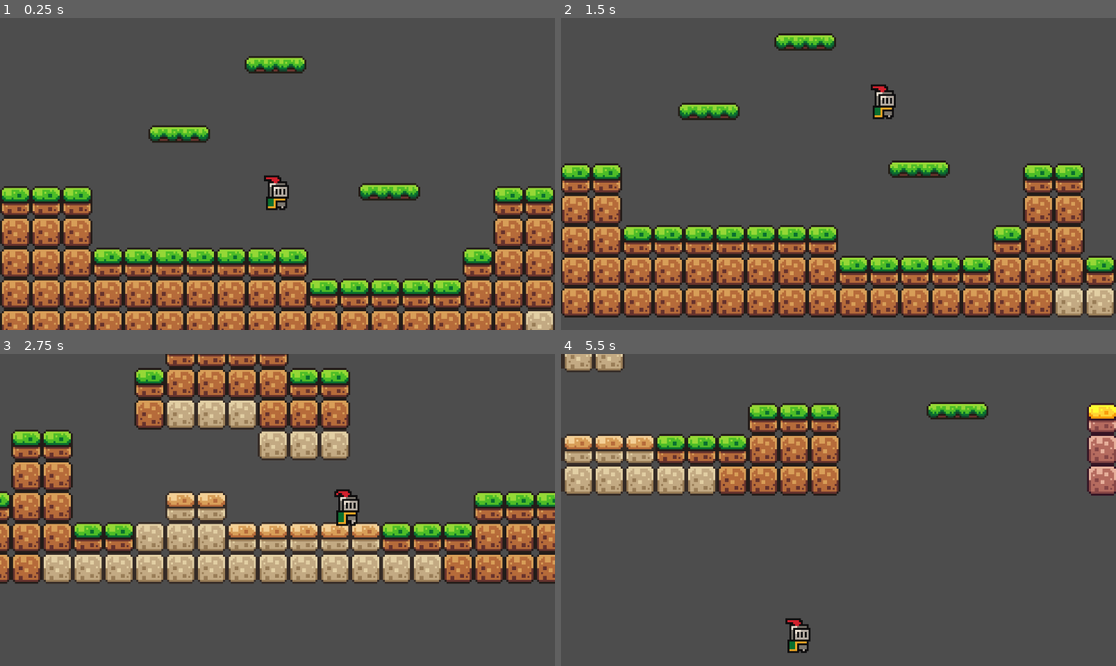
Above: before the commit, frames 1-4 (two rows, left to right).
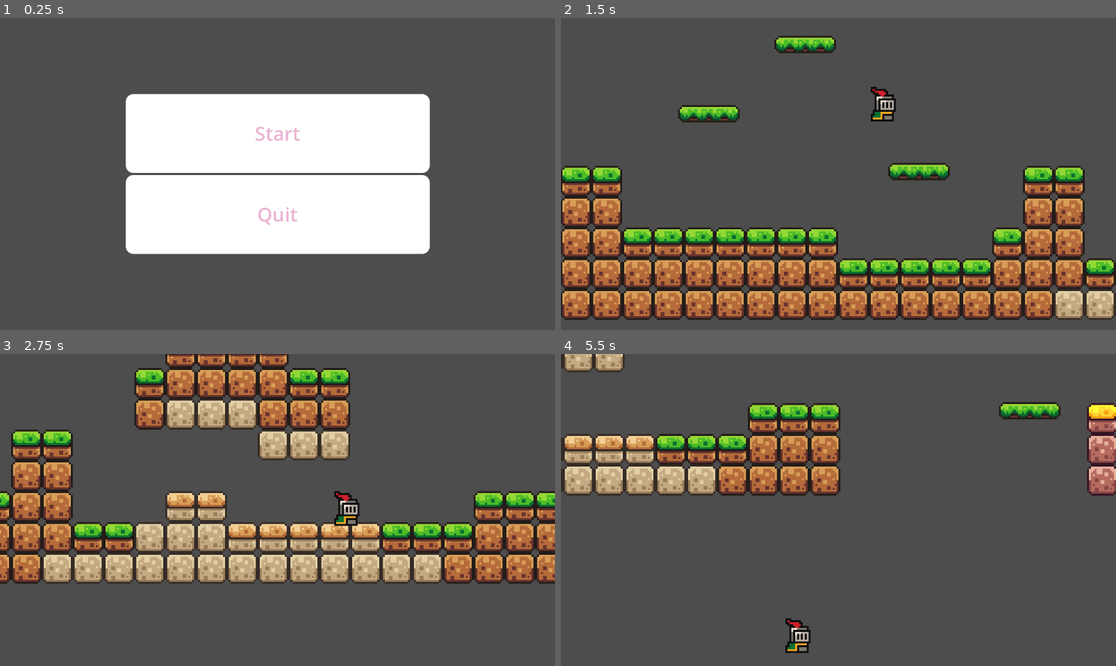
Above: after the commit, the same moments.

Repository: mallangmallang0619/out_of_time
Game: Godot game, scene res://scenes/main_menu.tscn
The game is run twice, just before and just after one commit, with the same random seed, the same clock (stepped at 60 frames per second) and the same inputs. Before the commit the project starts from res://scenes/tut_game.tscn.
Inputs (mouse positions are in pixels of both pictures, inside the frame that each line leads up to):
- Up to frame 1 (0.25 s): no input
- Up to frame 2 (1.5 s): click (838, 133) at 0.5 s, where only the run after the commit has a clickable "Start"; tap Enter (ui_accept) at 1.25 s; hold Right (ui_right) from 1.28 s (still down)
- Up to frame 3 (2.75 s): keep holding Right (ui_right); tap Enter (ui_accept) at 1.52, 2.27 s
- Up to frame 4 (5.5 s): release Right (ui_right) at 2.78 s; hold Left (ui_left) 2.78-3.53 s; hold Right (ui_right) 3.53-5.03 s; tap Enter (ui_accept) at 3.77, 4.52, 5.27 s; hold Left (ui_left) from 5.03 s (still down)

The runs differ from the first frame. In frame 1, 56% of the frame differs, in the area x 0-100%, y 12-100%; in frame 2, 17%; in frame 3, 0.3%; in frame 4, 1.4%.

Commit message:
created main menu

Diff:
--- a/project.godot
+++ b/project.godot
@@ -11,7 +11,7 @@
 [application]
 
 config/name="out_of_time"
-run/main_scene="uid://2fqae27pa5xt"
+run/main_scene="uid://4hfvdirho7de"
 config/features=PackedStringArray("4.6", "GL Compatibility")
 config/icon="res://icon.svg"
 
--- /dev/null
+++ b/scenes/main_menu.gd
@@ -0,0 +1,20 @@
+extends Control
+
+
+# Called when the node enters the scene tree for the first time.
+func _ready() -> void:
+	pass # Replace with function body.
+
+
+# Called every frame. 'delta' is the elapsed time since the previous frame.
+func _process(delta: float) -> void:
+	pass
+
+
+func _on_start_pressed() -> void:
+	print("pressed")
+	get_tree().change_scene_to_file("res://scenes/tut_game.tscn")
+
+
+func _on_quit_pressed() -> void:
+	get_tree().quit()
--- a/scenes/main_menu.tscn
+++ b/scenes/main_menu.tscn
@@ -1,12 +1,38 @@
 [gd_scene format=3 uid="uid://4hfvdirho7de"]
+
+[ext_resource type="Script" uid="uid://gsa0mjekv7jk" path="res://scenes/main_menu.gd" id="1_l6cm7"]
+
+[sub_resource type="StyleBoxFlat" id="StyleBoxFlat_vue75"]
+bg_color = Color(1, 1, 1, 1)
+corner_radius_top_left = 16
+corner_radius_top_right = 16
+corner_radius_bottom_right = 16
+corner_radius_bottom_left = 16
+
+[sub_resource type="StyleBoxFlat" id="StyleBoxFlat_ekxnf"]
+bg_color = Color(0.8640737, 0.6433386, 0.9551738, 1)
+corner_radius_top_left = 16
+corner_radius_top_right = 16
+corner_radius_bottom_right = 16
+corner_radius_bottom_left = 16
+
+[sub_resource type="StyleBoxFlat" id="StyleBoxFlat_l6cm7"]
+bg_color = Color(1, 1, 1, 1)
+corner_radius_top_left = 16
+corner_radius_top_right = 16
+corner_radius_bottom_right = 16
+corner_radius_bottom_left = 16
 
 [node name="MainMenu" type="Control" unique_id=572898363]
 layout_mode = 3
-anchors_preset = 15
-anchor_right = 1.0
-anchor_bottom = 1.0
+anchors_preset = 8
+anchor_left = 0.5
+anchor_top = 0.5
+anchor_right = 0.5
+anchor_bottom = 0.5
 grow_horizontal = 2
 grow_vertical = 2
+script = ExtResource("1_l6cm7")
 
 [node name="VBoxContainer" type="VBoxContainer" parent="." unique_id=1166264345]
 layout_mode = 1
@@ -15,21 +41,38 @@
 anchor_top = 0.5
 anchor_right = 0.5
 anchor_bottom = 0.5
-offset_left = -81.5
-offset_top = -50.5
-offset_right = 81.5
-offset_bottom = 50.5
+offset_left = -315.5
+offset_top = -166.0
+offset_right = 315.5
+offset_bottom = 166.0
 grow_horizontal = 2
 grow_vertical = 2
 
-[node name="Button3" type="Button" parent="VBoxContainer" unique_id=245531390]
+[node name="Start" type="Button" parent="VBoxContainer" unique_id=245531390]
 layout_mode = 2
+size_flags_vertical = 3
+theme_override_colors/font_color = Color(0.9158586, 0.7017499, 0.82545644, 1)
+theme_override_colors/font_focus_color = Color(0.91764706, 0.7019608, 0.8235294, 1)
+theme_override_colors/font_pressed_color = Color(0.91764706, 0.7019608, 0.8235294, 1)
+theme_override_colors/font_hover_color = Color(0.9184048, 0.710991, 0.76741624, 1)
+theme_override_font_sizes/font_size = 40
+theme_override_styles/normal = SubResource("StyleBoxFlat_vue75")
+theme_override_styles/pressed = SubResource("StyleBoxFlat_vue75")
+theme_override_styles/hover = SubResource("StyleBoxFlat_ekxnf")
 text = "Start"
 
-[node name="Button2" type="Button" parent="VBoxContainer" unique_id=184928337]
+[node name="Quit" type="Button" parent="VBoxContainer" unique_id=223745368]
 layout_mode = 2
-text = "Start"
+size_flags_vertical = 3
+theme_override_colors/font_color = Color(0.9158586, 0.7017499, 0.82545644, 1)
+theme_override_colors/font_focus_color = Color(0.91764706, 0.7019608, 0.8235294, 1)
+theme_override_colors/font_pressed_color = Color(0.91764706, 0.7019608, 0.8235294, 1)
+theme_override_colors/font_hover_color = Color(0.9184048, 0.710991, 0.76741624, 1)
+theme_override_font_sizes/font_size = 40
+theme_override_styles/normal = SubResource("StyleBoxFlat_l6cm7")
+theme_override_styles/pressed = SubResource("StyleBoxFlat_vue75")
+theme_override_styles/hover = SubResource("StyleBoxFlat_ekxnf")
+text = "Quit"
 
-[node name="Button" type="Button" parent="VBoxContainer" unique_id=223745368]
-layout_mode = 2
-text = "Start"
+[connection signal="pressed" from="VBoxContainer/Start" to="." method="_on_start_pressed"]
+[connection signal="pressed" from="VBoxContainer/Quit" to="." method="_on_quit_pressed"]
Not shown, added: scenes/main_menu.gd.uid
